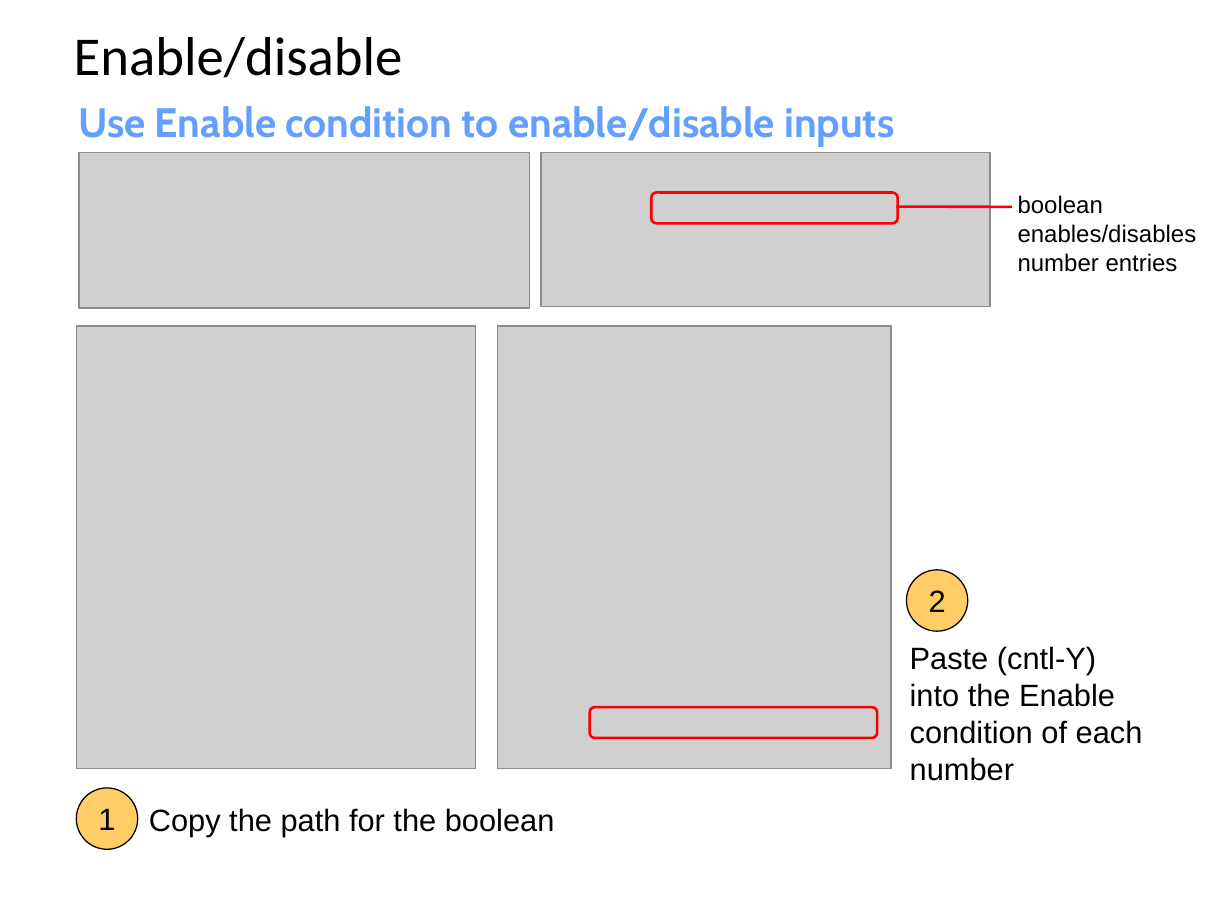
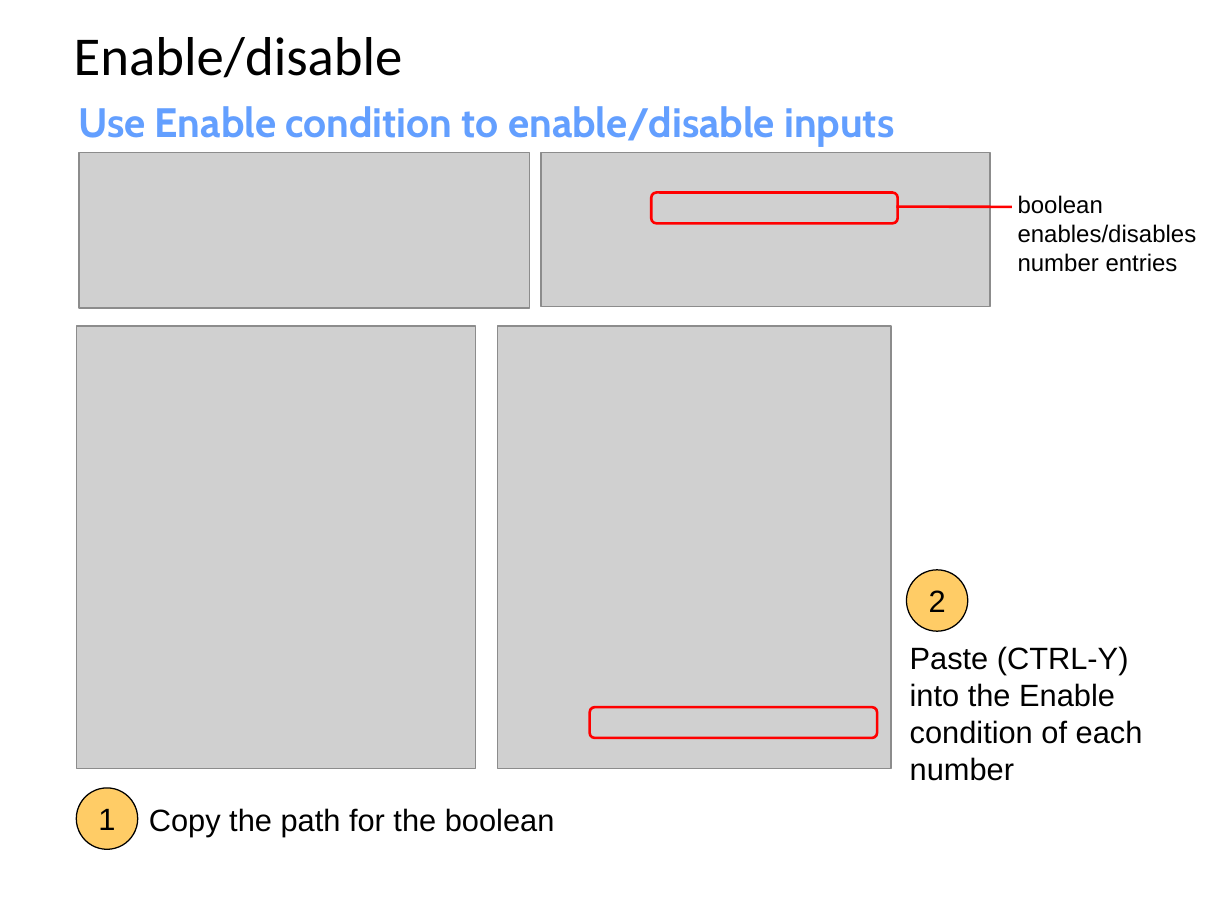
Before and after one commit to codedsk/ncnsoftwarebootcamp, a slide deck: slide 9 of materials/6 - More Rappture Objects.odp. Drawn at 1232x924 pixels with LibreOffice and Linux fonts; fonts in the diff are those of the drawing; grey boxes stand for pictures; background and template pictures are left out. Boxes give left, top, right and bottom in pixels: in the first picture for what was removed or moved away, otherwise in the second. Text is boxed around its words. In the diff, an @@ line names an element or a change of style, - is before the commit and + after.

```diff
--- a/materials/6 - More Rappture Objects.odp
+++ b/materials/6 - More Rappture Objects.odp
@@ text at [910,646,1129,675]: text changed @@
-Paste (cntl-Y)
+Paste (CTRL-Y)
```
Also in this commit, not shown: 2 other slides changed, 12 other files.
